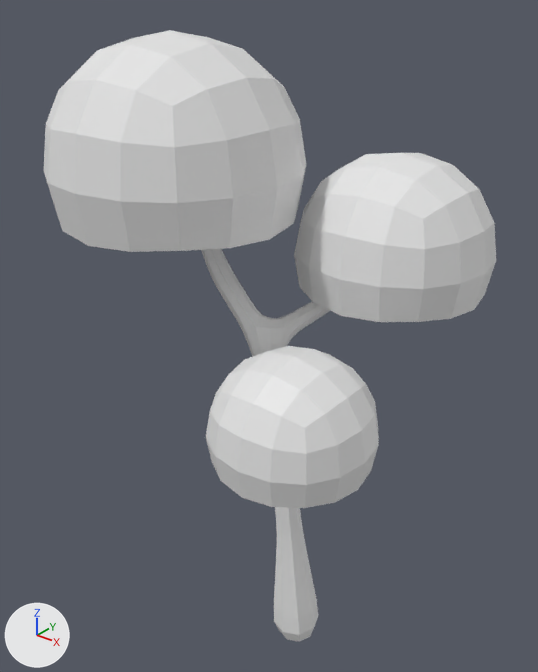
Two versions of the FBX model Assets/Art/EliahImports/Environment/Models/Model_MapleTree.fbx, one commit apart.
One viewpoint serves both versions: a camera (50 mm lens) standing at (2.87, -4.0, 5.12) and looking at (-0.68, 0.43, 2.38). Arrows for +X, +Y and +Z are at lower left; the lights stay in place. Where no turn or scale is listed for an object, it has been applied to the vertices.

Before the edit, the objects in view are built like this:
```python
me_vert_005 = bpy.data.meshes.new('Vert.005')
me_vert_005.from_pydata(...)  # 897 vertices, 868 faces; spans x -2.21..0.89, y -1.07..1.8, z -0.26..4.77
ob_vert_005 = bpy.data.objects.new('Vert.005', me_vert_005)
ob_vert_005.location = (0.0, 0.0, 0.0)
```
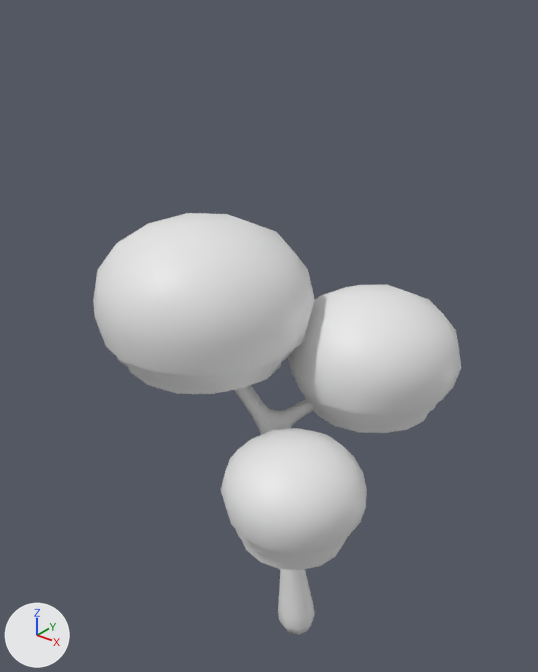
Location of each change, [x1, y1, x2, y2] in pixels of the pictures (538 x 672 px; the box of a moved part takes in the faces that stretch with it):
'Vert.005', reshaped (19% narrower, 31% shorter)
    before: [43, 30, 496, 642]
    after: [93, 213, 461, 635]
part 1 of me_vert_005, moved or reshaped
    before: [43, 30, 306, 252]
    after: [117, 350, 294, 383]
part 2 of me_vert_005, moved or reshaped
    before: [206, 346, 379, 508]
    after: [235, 529, 347, 560]
part 3 of me_vert_005, moved or reshaped
    before: [294, 153, 496, 322]
    after: [298, 386, 437, 423]
part 4 of me_vert_005, moved or reshaped
    before: [201, 249, 330, 642]
    after: [234, 385, 315, 635]
part 5 of me_vert_005, added
    after: [128, 362, 282, 394]
part 6 of me_vert_005, added
    after: [241, 539, 345, 570]
part 7 of me_vert_005, added
    after: [313, 405, 430, 433]
part 8 of me_vert_005, added
    after: [93, 213, 314, 376]
part 9 of me_vert_005, added
    after: [221, 428, 367, 553]
part 10 of me_vert_005, added
    after: [288, 285, 461, 416]

The edits, one by one:
me_vert_005 is used by ob_vert_005; location (0.0, 0.0, 0.0).
me_vert_005 had 897 vertices, 868 faces and spanned x -2.21..0.89, y -1.07..1.8, z -0.26..4.77.
me_vert_005 now has 1335 vertices, 1252 faces and spans x -1.9..0.81, y -0.93..1.55, z -0.18..3.43.
me_vert_005 part 1: the loose piece of 73 vertices spanning x -2.21..-0.27, y -0.96..0.98, z 3.41..4.77 is scaled about the mesh origin by (0.817, 0.817, 0.7).
me_vert_005 part 2: the loose piece of 73 vertices spanning x -0.32..0.85, y -1.07..0.11, z 2.04..2.86 is scaled about the mesh origin by (0.817, 0.817, 0.7).
me_vert_005 part 3: the loose piece of 73 vertices spanning x -0.66..0.89, y 0.25..1.8, z 2.83..3.92 is scaled about the mesh origin by (0.817, 0.817, 0.7).
me_vert_005 part 4: the loose piece of 678 vertices spanning x -1.25..0.27, y -0.49..1.04, z -0.26..3.79 is scaled about the mesh origin by (0.817, 0.817, 0.7).
me_vert_005 part 5: the loose piece of 73 vertices spanning x -2.21..-0.27, y -0.96..0.98, z 3.41..4.77 is copied, and the copy is multiplied about its middle by the matrix ((0.275, 0.658, 0.0), (-0.658, 0.275, 0.0), (0.0, 0.0, 0.684)), then moved by (0.23, 0.0, -1.38); it spans x -1.71..-0.31, y -0.69..0.71, z 2.25..3.18.
me_vert_005 part 6: the loose piece of 73 vertices spanning x -0.66..0.89, y 0.25..1.8, z 2.83..3.92 is copied, and the copy is scaled about its middle by (0.54, 0.54, 0.517), then moved by (0.1, -1.42, -1.81); it spans x -0.2..0.64, y -0.82..0.03, z 1.28..1.84.
me_vert_005 part 7: the loose piece of 73 vertices spanning x -2.21..-0.27, y -0.96..0.98, z 3.41..4.77 is copied, and the copy is scaled about its middle by (0.572, 0.572, 0.548), then moved by (1.33, 0.83, -1.88); it spans x -0.46..0.65, y 0.28..1.39, z 1.84..2.58.
me_vert_005 part 8: the loose piece of 73 vertices spanning x -2.21..-0.27, y -0.96..0.98, z 3.41..4.77 is copied, and the copy is multiplied about its middle by the matrix ((0.427, -0.799, 0.0), (0.799, 0.427, 0.0), (0.0, 0.0, 0.684)), then moved by (0.23, 0.0, -1.12); it spans x -1.9..-0.12, y -0.88..0.9, z 2.5..3.43.
me_vert_005 part 9: the loose piece of 73 vertices spanning x -0.32..0.85, y -1.07..0.11, z 2.04..2.86 is copied, and the copy is multiplied about its middle by the matrix ((0.427, -0.799, 0.0), (0.799, 0.427, 0.0), (0.0, 0.0, 0.684)), then moved by (-0.05, 0.09, -0.63); it spans x -0.32..0.75, y -0.93..0.14, z 1.54..2.1.
me_vert_005 part 10: the loose piece of 73 vertices spanning x -0.66..0.89, y 0.25..1.8, z 2.83..3.92 is copied, and the copy is multiplied about its middle by the matrix ((0.427, -0.799, 0.0), (0.799, 0.427, 0.0), (0.0, 0.0, 0.684)), then moved by (-0.02, -0.19, -0.91); it spans x -0.62..0.81, y 0.13..1.55, z 2.1..2.84.
me_vert_005 part 11: the surface is now shaded smooth.
